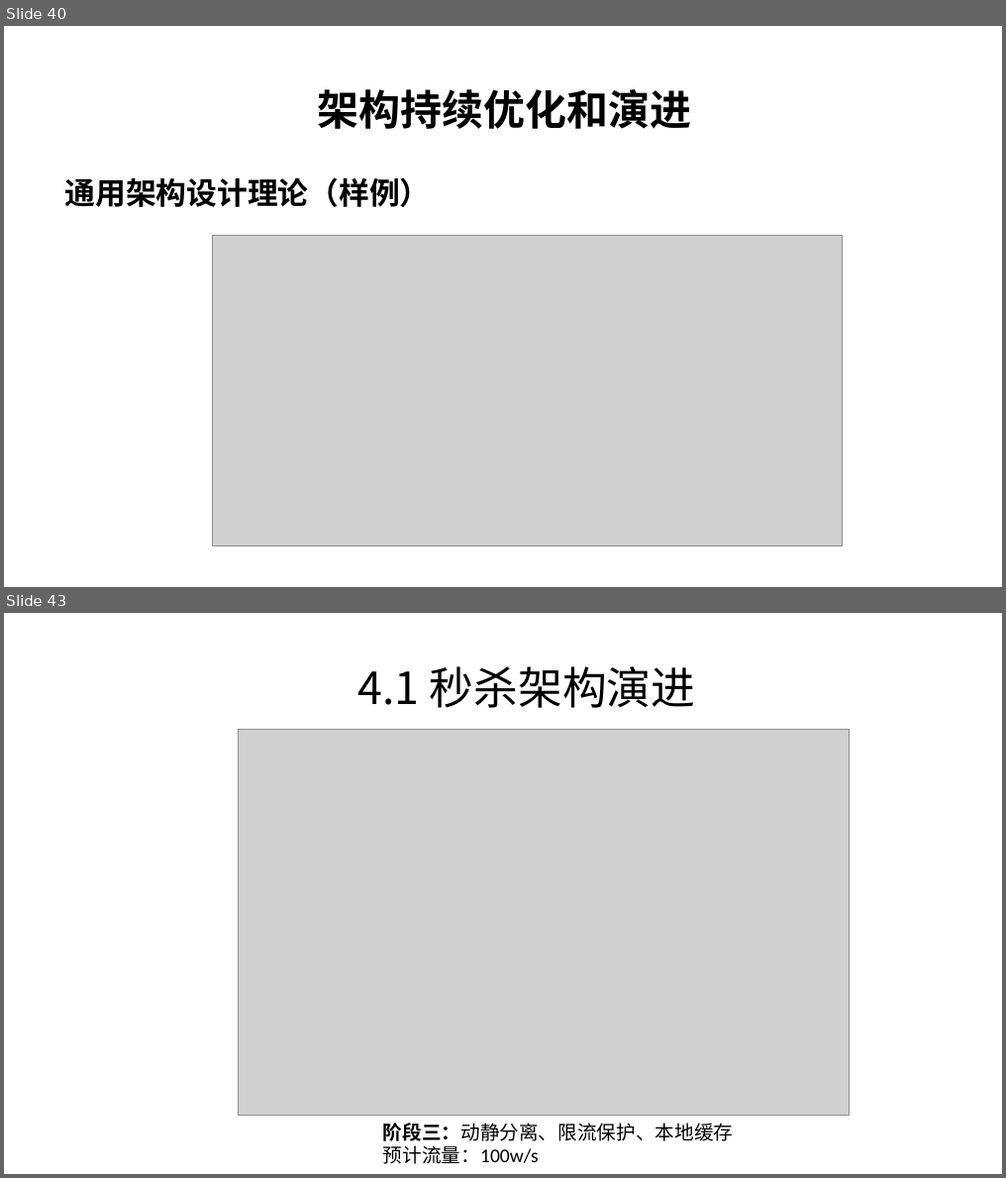
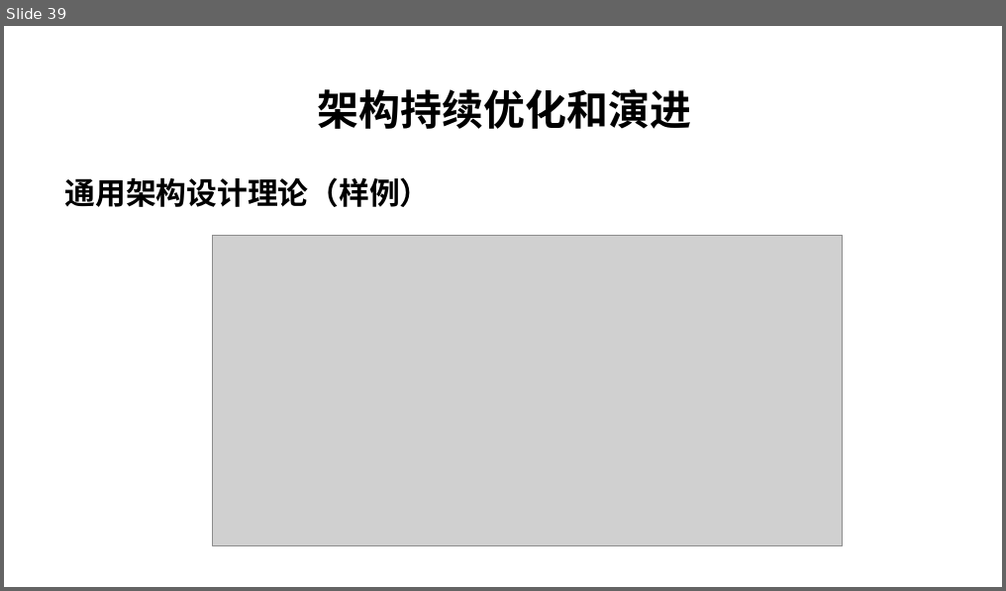
Before and after one commit to char-dance/flashSale-demo, a slide deck: FalshSale.pptx. Shown one above the other, each under a label of ours: slides 40 and 43 before the commit, slide 39 after it; the slides between them are not shown. The pictures are 1006x1178 and 1006x591 pixels, drawn with LibreOffice and Linux fonts; fonts in the diff are those of the drawing; grey boxes stand for pictures; background and template pictures are left out. Boxes give left, top, right and bottom in pixels: in the first picture for what was removed or moved away, otherwise in the second. Text is boxed around its words. In the diff, an @@ line names an element or a change of style, - is before the commit and + after.

```diff
--- a/FalshSale.pptx
+++ b/FalshSale.pptx
@@ slide 43 removed at (4,613,1002,1174), background #FFFFFF @@
@@ text removed at (357,666,696,708) @@
-4.1 秒杀架构演进
@@ picture removed at (238,730,849,1116) @@
@@ text removed at (383,1123,733,1164) @@
-阶段三：动静分离、限流保护、本地缓存
-预计流量：100w/s
@@ what was slide 40 is now slide 39 @@
```
Also in this commit, not shown: 4 slides added, 7 other slides removed.
